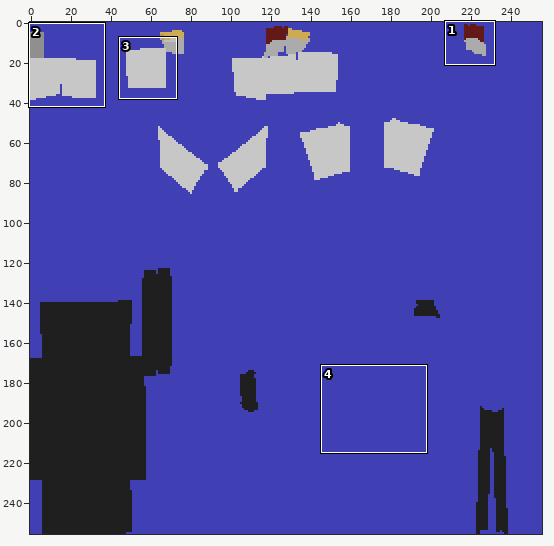
Two states of a sprite sheet, Maya/sourceimages/3dPaintTextures/Jeep2/JeepBodyShape_color.png. Above: a wide view before the commit, with the close-up outlined.
Close-up. Earlier state:
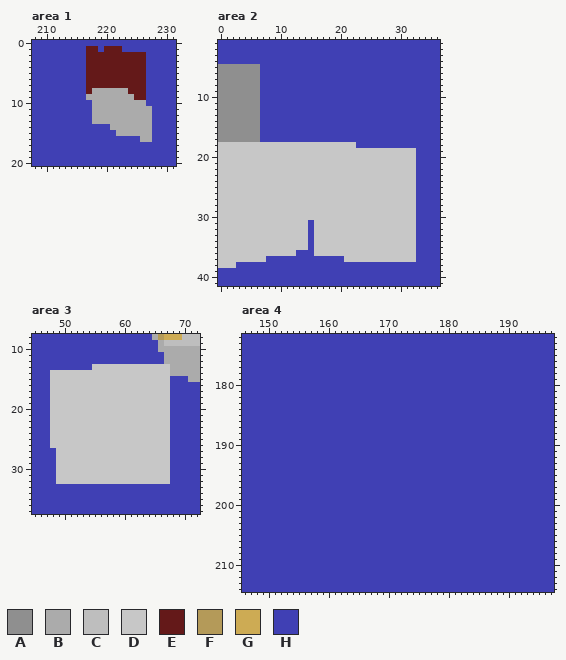
The file is 256x256 pixels. Colours within 5 levels of each other are drawn and written as one. Shown: area 1: x 208..231, y 0..20; area 2: x 0..36, y 1..41; area 3: x 45..72, y 8..37; area 4: x 146..197, y 172..214. The commit also changed other parts of the picture, which this record leaves out.
Palette (. is transparent): A #8f8f8f  B #ababab  C #bebebe  D #c7c7c7  E #641919  F #b49a59  G #cdab54  H #4040b4
Once edited:
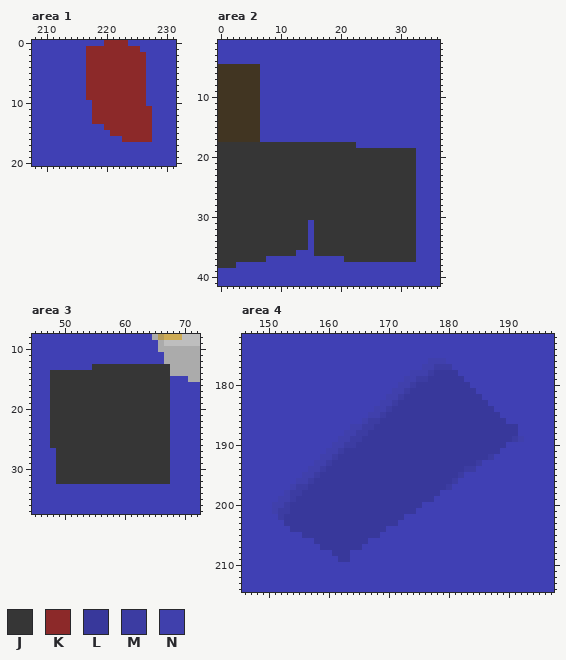
Colours new in this view: J #363636  K #8c2929  L #38389b  M #3c3ca2  N #4040ac
What changed:
colour A: #8f8f8f -> #413522
Changed rows in their new state; - is a pixel that keeps its letter.
Area 1:
first column x 217:
 0 ---KKKK----
 1 KKKKKKKKK--
 2 KKKKKKKKKK-
 3 KKKKKKKKKK-
 4 KKKKKKKKKK-
 5 KKKKKKKKKK-
 6 KKKKKKKKKK-
 7 KKKKKKKKKK-
 8 KKKKKKKKKK-
 9 KKKKKKKKKK-
10 -KKKKKKKKK-
11 -KKKKKKKKKK
12 -KKKKKKKKKK
13 -KKKKKKKKKK
14 ---KKKKKKKK
15 ----KKKKKKK
16 ------KKKKK
Area 2:
first column x 0:
18 JJJJJJJJJJJJJJJJJJJJJJJ----------
19 JJJJJJJJJJJJJJJJJJJJJJJJJJJJJJJJJ
20 JJJJJJJJJJJJJJJJJJJJJJJJJJJJJJJJJ
21 JJJJJJJJJJJJJJJJJJJJJJJJJJJJJJJJJ
22 JJJJJJJJJJJJJJJJJJJJJJJJJJJJJJJJJ
23 JJJJJJJJJJJJJJJJJJJJJJJJJJJJJJJJJ
24 JJJJJJJJJJJJJJJJJJJJJJJJJJJJJJJJJ
25 JJJJJJJJJJJJJJJJJJJJJJJJJJJJJJJJJ
26 JJJJJJJJJJJJJJJJJJJJJJJJJJJJJJJJJ
27 JJJJJJJJJJJJJJJJJJJJJJJJJJJJJJJJJ
28 JJJJJJJJJJJJJJJJJJJJJJJJJJJJJJJJJ
29 JJJJJJJJJJJJJJJJJJJJJJJJJJJJJJJJJ
30 JJJJJJJJJJJJJJJJJJJJJJJJJJJJJJJJJ
31 JJJJJJJJJJJJJJJ-JJJJJJJJJJJJJJJJJ
32 JJJJJJJJJJJJJJJ-JJJJJJJJJJJJJJJJJ
33 JJJJJJJJJJJJJJJ-JJJJJJJJJJJJJJJJJ
34 JJJJJJJJJJJJJJJ-JJJJJJJJJJJJJJJJJ
35 JJJJJJJJJJJJJJJ-JJJJJJJJJJJJJJJJJ
36 JJJJJJJJJJJJJ---JJJJJJJJJJJJJJJJJ
37 JJJJJJJJ-------------JJJJJJJJJJJJ
38 JJJ------------------------------
Area 3:
first column x 48:
13 -------JJJJJJJJJJJJJ
14 JJJJJJJJJJJJJJJJJJJJ
15 JJJJJJJJJJJJJJJJJJJJ
16 JJJJJJJJJJJJJJJJJJJJ
17 JJJJJJJJJJJJJJJJJJJJ
18 JJJJJJJJJJJJJJJJJJJJ
19 JJJJJJJJJJJJJJJJJJJJ
20 JJJJJJJJJJJJJJJJJJJJ
21 JJJJJJJJJJJJJJJJJJJJ
22 JJJJJJJJJJJJJJJJJJJJ
23 JJJJJJJJJJJJJJJJJJJJ
24 JJJJJJJJJJJJJJJJJJJJ
25 JJJJJJJJJJJJJJJJJJJJ
26 JJJJJJJJJJJJJJJJJJJJ
27 -JJJJJJJJJJJJJJJJJJJ
28 -JJJJJJJJJJJJJJJJJJJ
29 -JJJJJJJJJJJJJJJJJJJ
30 -JJJJJJJJJJJJJJJJJJJ
31 -JJJJJJJJJJJJJJJJJJJ
32 -JJJJJJJJJJJJJJJJJJJ
Area 4:
first column x 151:
176 --------------------------NNN-------------
177 -------------------------NNMMM------------
178 -----------------------NNNMLLLL-----------
179 ----------------------NNMMLLLLLL----------
180 ---------------------NNMLLLLLLLLL---------
181 --------------------NNMLLLLLLLLLLL--------
182 -------------------NNMLLLLLLLLLLLLL-------
183 ------------------NNMLLLLLLLLLLLLLLL------
184 -----------------NNMLLLLLLLLLLLLLLLLL-----
185 ----------------NNMLLLLLLLLLLLLLLLLLLL----
186 ---------------NMMLLLLLLLLLLLLLLLLLLLLL---
187 -------------NNMMLLLLLLLLLLLLLLLLLLLLLLLL-
188 ------------NNMMLLLLLLLLLLLLLLLLLLLLLLLLL-
189 -----------NNMMLLLLLLLLLLLLLLLLLLLLLLLLLMN
190 ----------NNMMLLLLLLLLLLLLLLLLLLLLLLLLL---
191 ---------NNMLLLLLLLLLLLLLLLLLLLLLLLLLL----
192 --------NNMLLLLLLLLLLLLLLLLLLLLLLLLLM-----
193 -------NNMLLLLLLLLLLLLLLLLLLLLLLLLM-------
194 ------NNMLLLLLLLLLLLLLLLLLLLLLLLMM--------
195 -----NNMLLLLLLLLLLLLLLLLLLLLLLLM----------
196 ----NNMLLLLLLLLLLLLLLLLLLLLLLLM-----------
197 ---NMMLLLLLLLLLLLLLLLLLLLLLLLM------------
198 --NMMLLLLLLLLLLLLLLLLLLLLLLL--------------
199 -NNMLLLLLLLLLLLLLLLLLLLLLLL---------------
200 NNMLLLLLLLLLLLLLLLLLLLLLL-----------------
201 NMMLLLLLLLLLLLLLLLLLLLLL------------------
202 -MLLLLLLLLLLLLLLLLLLLL--------------------
203 --LLLLLLLLLLLLLLLLLLL---------------------
204 ---LLLLLLLLLLLLLLLL-----------------------
205 -----LLLLLLLLLLLLL------------------------
206 -------LLLLLLLLL--------------------------
207 --------LLLLLLL---------------------------
208 ----------LLL-----------------------------
209 -----------LL-----------------------------
